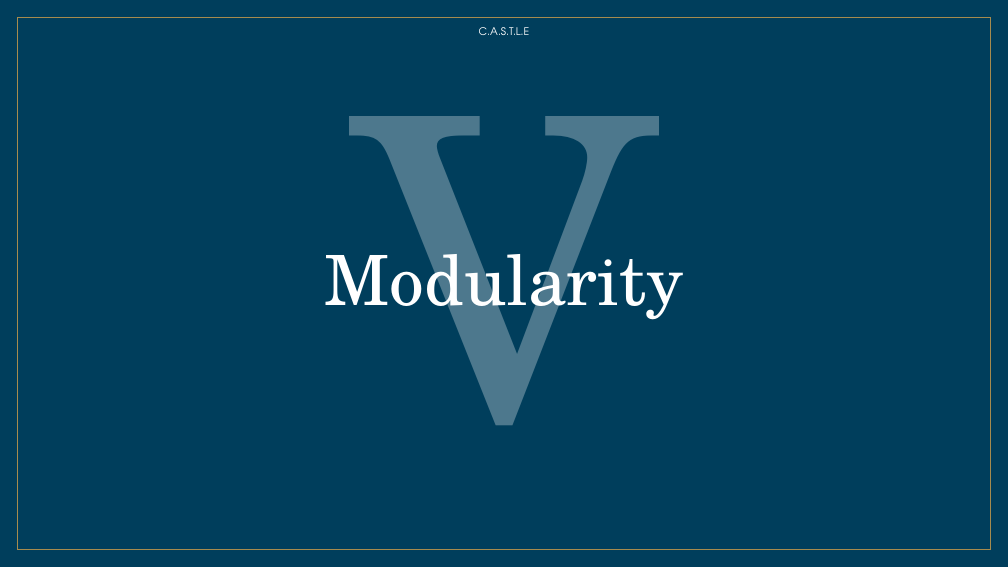
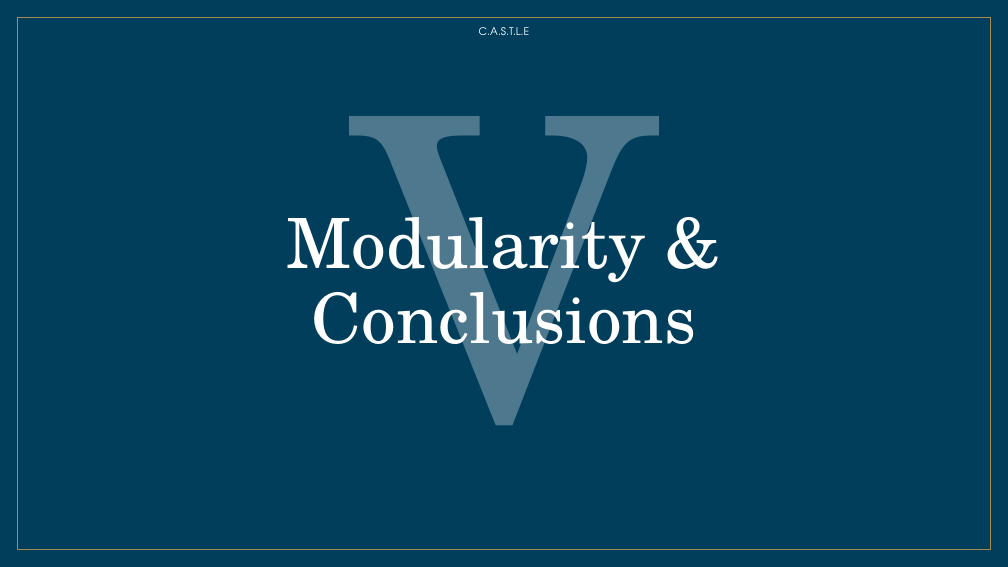
Before and after one commit to Mttmin/classroom_allocation, a slide deck: slide 22 of Pitch final Minguet.pptx (slide 16 before the commit). Drawn at 1008x567 pixels with LibreOffice and Linux fonts; fonts in the diff are those of the drawing; background and template pictures are left out. Boxes give left, top, right and bottom in pixels: in the first picture for what was removed or moved away, otherwise in the second. Text is boxed around its words. In the diff, an @@ line names an element or a change of style, - is before the commit and + after.

```diff
--- a/Pitch final Minguet.pptx
+++ b/Pitch final Minguet.pptx
@@ text at box(286, 200, 697, 364): text changed @@
-Modularity
+Modularity & Conclusions
```
Also in this commit, not shown: 10 other slides changed, 9 slides added.
